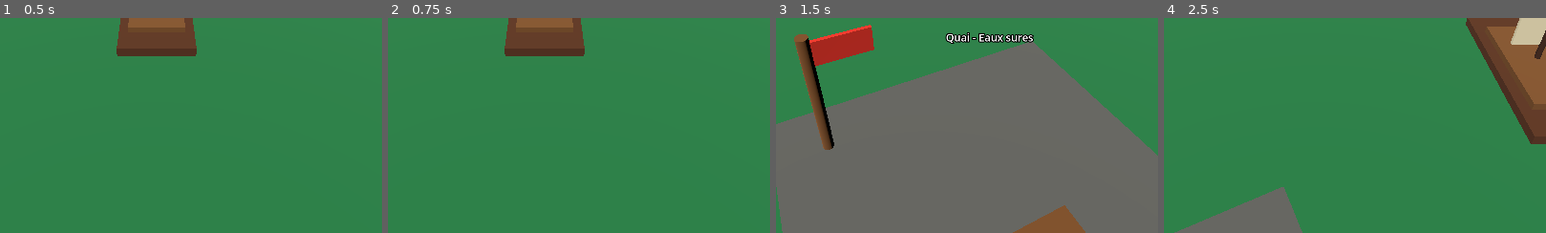
Above: before the commit, frames 1-4 (left to right).
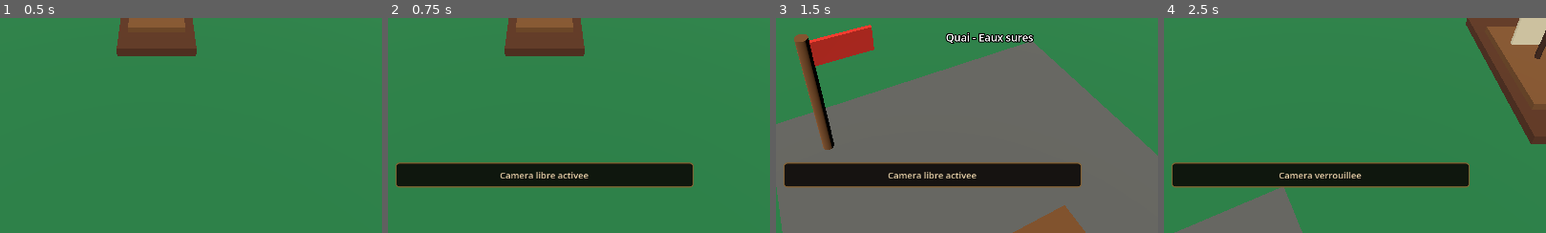
Above: after the commit, the same moments.

Repository: blou132/jeux-pirate
Game: Godot game, scene res://scenes/world/World.tscn
Two runs of this game, one before a commit and one after it. Both use one fixed random seed, a clock stepped at 60 frames per second and the inputs below.
Inputs (mouse positions are % of the whole screen's width and height, from its top left):
- Up to frame 1 (0.5 s): no input
- Up to frame 2 (0.75 s): tap Enter at 0.5 s; move the mouse to (72, 45) at 0.52 s; hold D from 0.53 s (still down); tap V at 0.6 s; click (72, 45) at 0.67 s
- Up to frame 3 (1.5 s): release D at 1.25 s; tap Space at 1.25 s; drag from (30, 55) to (45, 70) at 1.27 s
- Up to frame 4 (2.5 s): move the mouse to (60, 28) at 2.02 s; hold D from 2.03 s (still down); tap R at 2.1 s; tap V at 2.3 s
The pictures show only the part of the screen within x 30-80%, y 50-100%; the shares and areas given below are measured in that part.

Frame 1 is identical in both runs. In frame 2, 9.3% of the frame differs, in the area x 2-80%, y 67-80%; in frame 3, 9.0%; in frame 4, 9.3%.

Commit message:
feat: add camera lock feedback

Diff:
--- a/scripts/camera/PlayerCamera.gd
+++ b/scripts/camera/PlayerCamera.gd
@@ -64,6 +64,7 @@
 		var key_event: InputEventKey = event as InputEventKey
 		if key_event.pressed and not key_event.echo and key_event.keycode == KEY_V:
 			is_free_look_unlocked = not is_free_look_unlocked
+			_show_lock_feedback()
 			get_viewport().set_input_as_handled()
 		elif key_event.pressed and not key_event.echo and key_event.keycode == KEY_C:
 			recenter()
@@ -158,6 +159,18 @@
 	return fallback_world_limit
 
 
+func _show_lock_feedback() -> void:
+	var hud: Node = get_tree().get_first_node_in_group("hud")
+	if hud == null or not hud.has_method("show_temporary_context_message"):
+		return
+
+	var message: String = "Camera libre activee"
+	if not is_free_look_unlocked:
+		message = "Camera verrouillee"
+
+	hud.call("show_temporary_context_message", message, 1.1)
+
+
 func _are_camera_controls_blocked() -> bool:
 	if get_tree().paused:
 		return true
